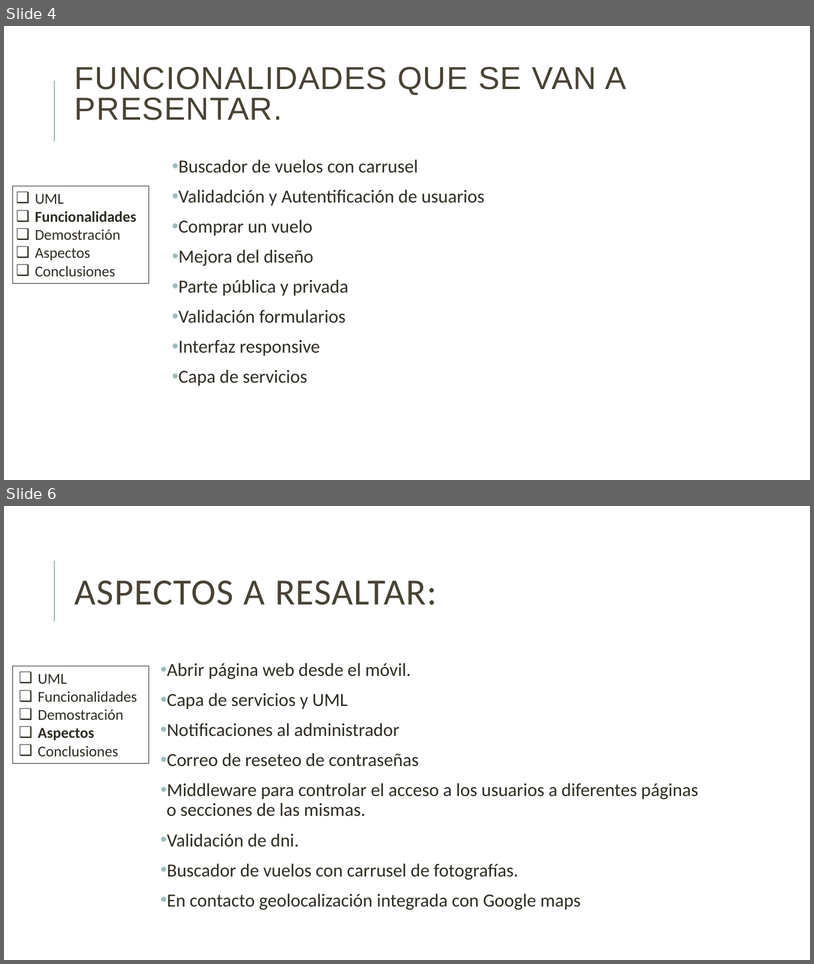
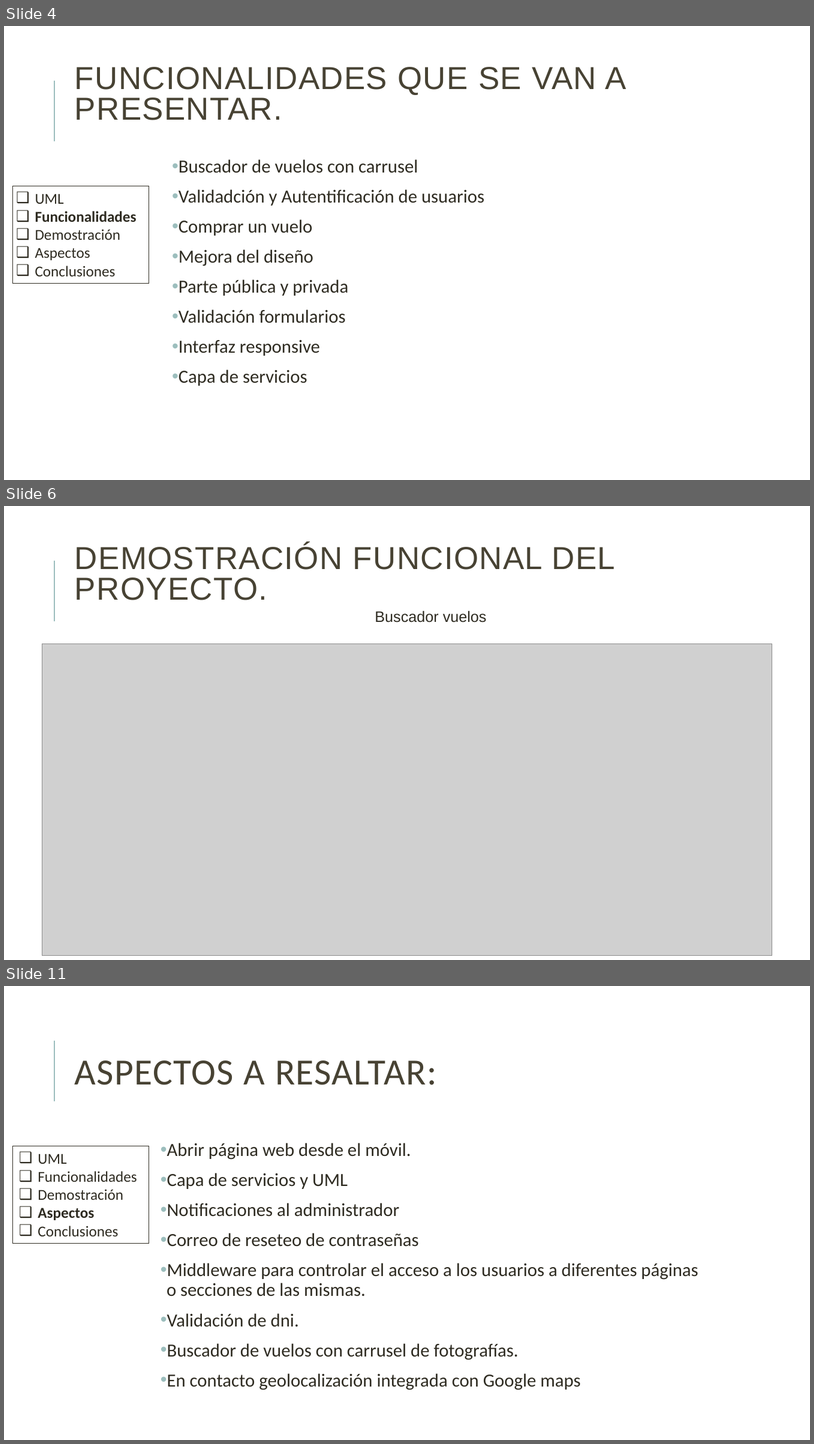
Before and after one commit to danielallhoff/M17-G4-AirDSS, a slide deck: AIRDSS.pptx. Shown one above the other, each under a label of ours: slides 4 and 6 before the commit, slides 4, 6 and 11 after it; the slides between them are not shown. The pictures are 814x964 and 814x1444 pixels, drawn with LibreOffice and Linux fonts; fonts in the diff are those of the drawing; grey boxes stand for pictures. Boxes give left, top, right and bottom in pixels: in the first picture for what was removed or moved away, otherwise in the second. Text is boxed around its words. In the diff, an @@ line names an element or a change of style, - is before the commit and + after.

```diff
--- a/AIRDSS.pptx
+++ b/AIRDSS.pptx
@@ slide 6 added at (4,506,810,960), background #FFFFFF; not listed: 1 template element that a slide beside it also shows @@
@@ title added at (75,543,616,600), 37.8 pt, text #474233 @@
+DEMOSTRACIÓN FUNCIONAL DEL PROYECTO.
@@ text added at (375,610,487,622), 18 pt, text #2E2B21 @@
+Buscador vuelos
@@ picture added at (42,644,773,955) @@
@@ what was slide 6 is now slide 11 @@
```
Also in this commit, not shown: 2 slides changed, 4 other slides added.
